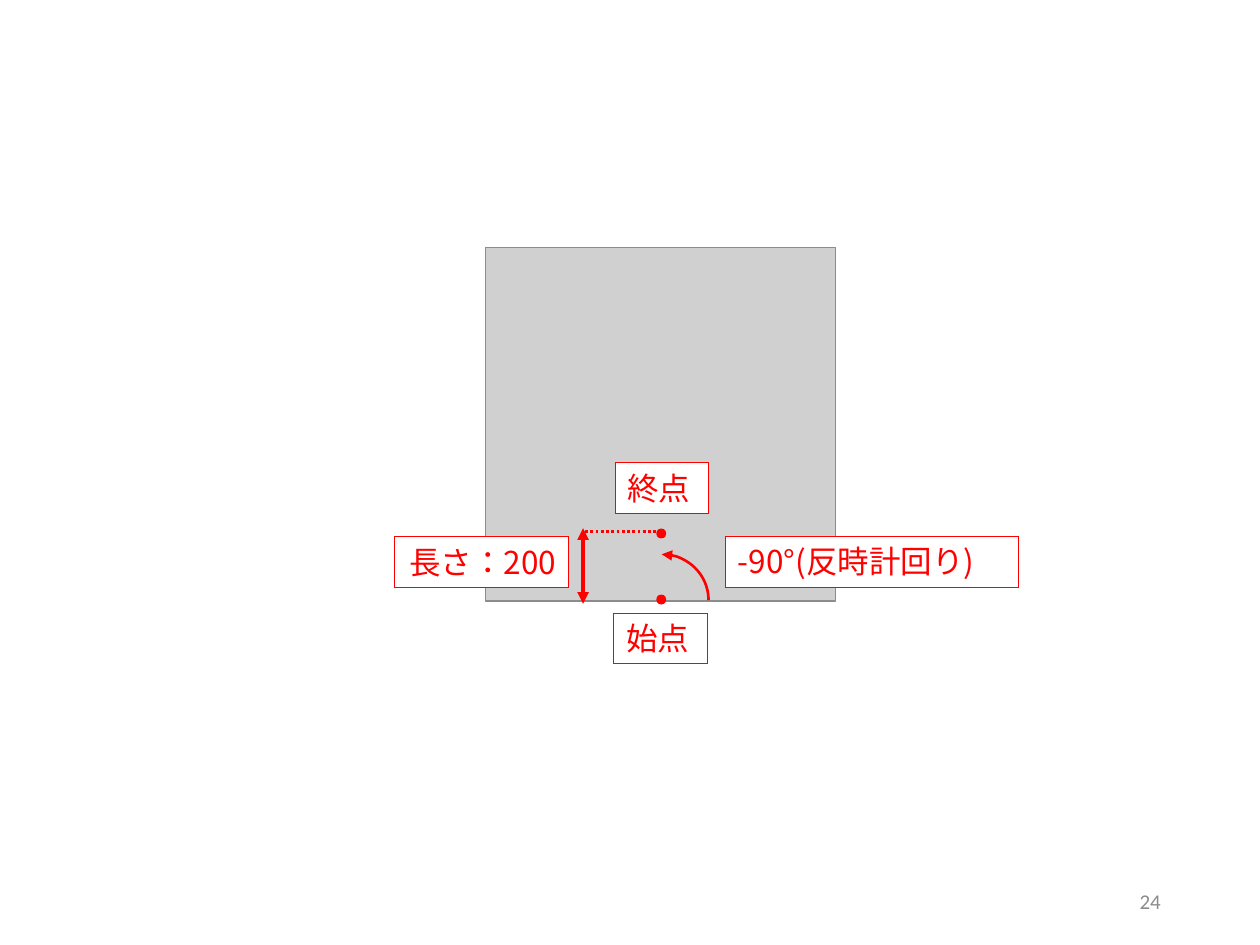
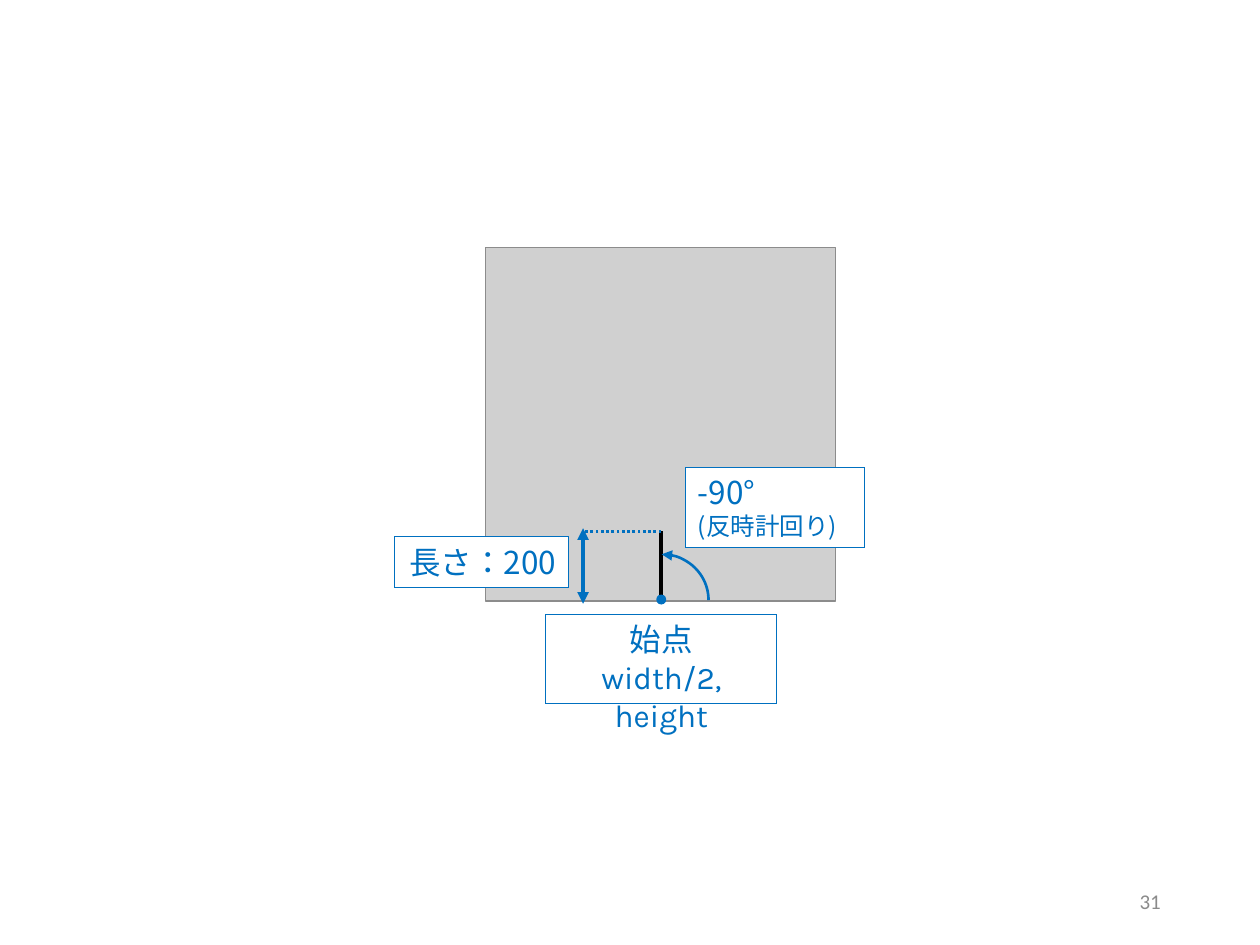
Before and after one commit to afukushimagit/afukushimagit.github.io, a slide deck: slide 31 of images/recursive/図素材.pptx (slide 24 before the commit). Drawn at 1260x945 pixels with LibreOffice and Linux fonts; fonts in the diff are those of the drawing; grey boxes stand for pictures. Boxes give left, top, right and bottom in pixels: in the first picture for what was removed or moved away, otherwise in the second. Text is boxed around its words. In the diff, an @@ line names an element or a change of style, - is before the commit and + after.

```diff
--- a/images/recursive/図素材.pptx
+++ b/images/recursive/図素材.pptx
@@ rectangle removed at box(615, 462, 708, 513) @@
-終点
@@ rectangle "-90°": place and size @@
-rectangle "-90°" at box(726, 537, 1018, 587)
+rectangle "-90°" at box(685, 467, 864, 548)
@@ rectangle "-90°" at box(685, 467, 864, 548): outline #FF0000 0.75 pt to #0070C0 0.75 pt @@
@@ text in rectangle at box(698, 480, 837, 540): text changed; size 18 to 14 pt; text colour #FF0000 to #0070C0 @@
--90°(反時計回り)
+-90°
+(反時計回り)
@@ rectangle "長さ：200" at box(394, 537, 568, 587): text colour #FF0000 to #0070C0; outline #FF0000 0.75 pt to #0070C0 0.75 pt @@
@@ double arrow (583, 528) - (583, 604): stroke #FF0000 2.25 pt to #0070C0 2.25 pt @@
@@ line (662, 532) - (583, 532): stroke #FF0000 1.5 pt dashed to #0070C0 1.5 pt dashed @@
@@ ellipse removed at box(656, 528, 667, 538) @@
@@ line added from (662, 532) to (662, 595), #000000 2.25 pt @@
@@ arc (boxed as its full ellipse) at box(615, 554, 708, 646): outline #FF0000 1.5 pt to #0070C0 1.5 pt @@
@@ ellipse at box(656, 595, 667, 605): fill #FF0000 to #0070C0 @@
@@ rectangle "始点" at box(546, 614, 776, 703): outline #FF0000 0.75 pt to #0070C0 0.75 pt @@
@@ rectangle "始点": place and size @@
-rectangle "始点" at box(614, 614, 707, 664)
+rectangle "始点" at box(546, 614, 776, 703)
@@ text in rectangle at box(630, 624, 693, 654): text colour #FF0000 to #0070C0 in "始点"; alignment left to centre @@
@@ text in rectangle at box(601, 666, 721, 735): paragraph added @@
+width/2, height
@@ page number at box(1140, 895, 1161, 909): text changed @@
-24
+31
```
Also in this commit, not shown: 2 other slides changed, 9 slides added, 1 slide removed, 31 other files.
